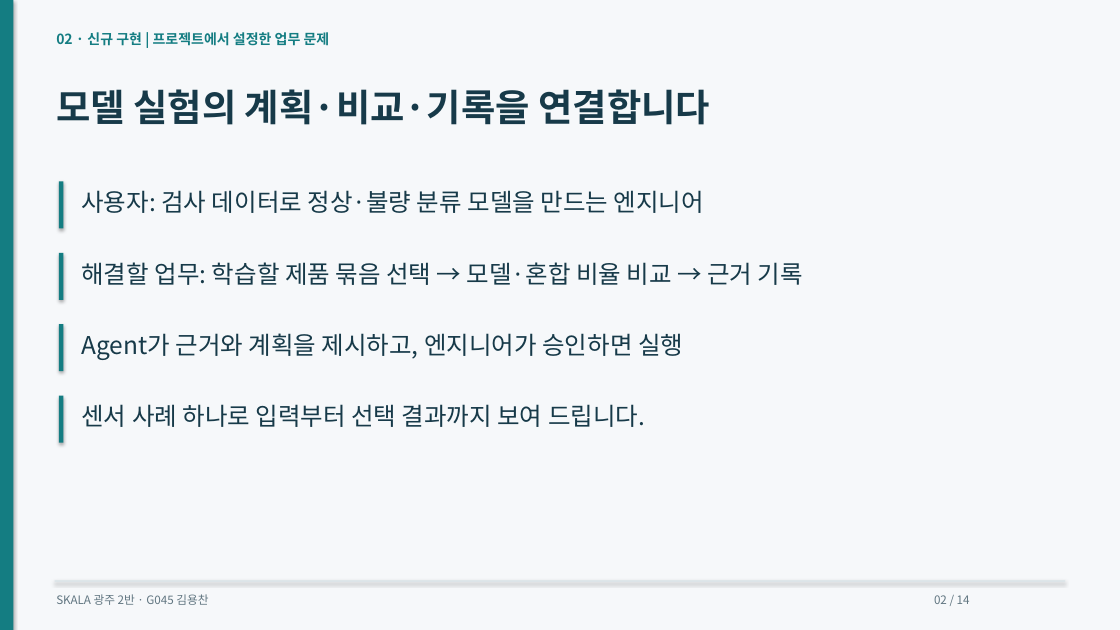
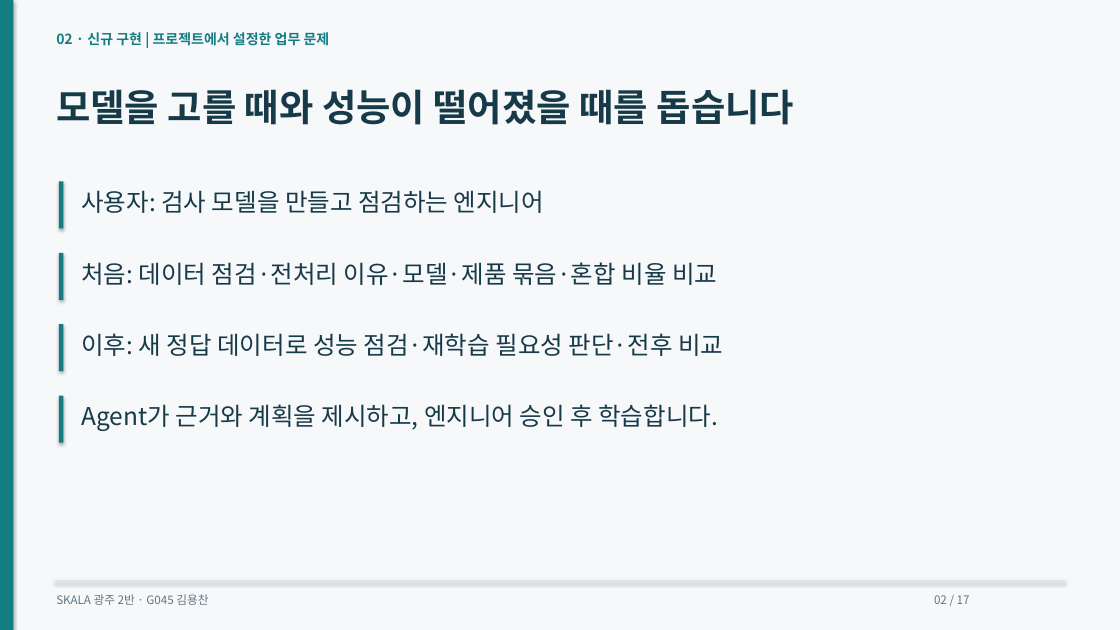
Before and after one commit to dragonchan95/Semiconductor-AI-Agent, a slide deck: slide 2 of docs/G045_Semiconductor_Agent.pptx. Drawn at 1120x630 pixels with LibreOffice and Linux fonts; fonts in the diff are those of the drawing. Boxes give left, top, right and bottom in pixels: in the first picture for what was removed or moved away, otherwise in the second. Text is boxed around its words. In the diff, an @@ line names an element or a change of style, - is before the commit and + after.

```diff
--- a/docs/G045_Semiconductor_Agent.pptx
+++ b/docs/G045_Semiconductor_Agent.pptx
@@ text at box(56, 89, 794, 125): text changed @@
-모델 실험의 계획·비교·기록을 연결합니다
+모델을 고를 때와 성능이 떨어졌을 때를 돕습니다
@@ text at box(81, 190, 544, 213): text changed @@
-사용자: 검사 데이터로 정상·불량 분류 모델을 만드는 엔지니어
+사용자: 검사 모델을 만들고 점검하는 엔지니어
@@ text at box(81, 262, 717, 285): text changed @@
-해결할 업무: 학습할 제품 묶음 선택 → 모델·혼합 비율 비교 → 근거 기록
+처음: 데이터 점검·전처리 이유·모델·제품 묶음·혼합 비율 비교
@@ text at box(81, 333, 723, 356): text changed @@
-Agent가 근거와 계획을 제시하고, 엔지니어가 승인하면 실행
+이후: 새 정답 데이터로 성능 점검·재학습 필요성 판단·전후 비교
@@ text at box(81, 404, 718, 431): text changed @@
-센서 사례 하나로 입력부터 선택 결과까지 보여 드립니다.
+Agent가 근거와 계획을 제시하고, 엔지니어 승인 후 학습합니다.
@@ text at box(934, 595, 970, 604): text changed @@
-02 / 14
+02 / 17
```
Also in this commit, not shown: 13 other slides changed, 3 slides added, 26 other files.
